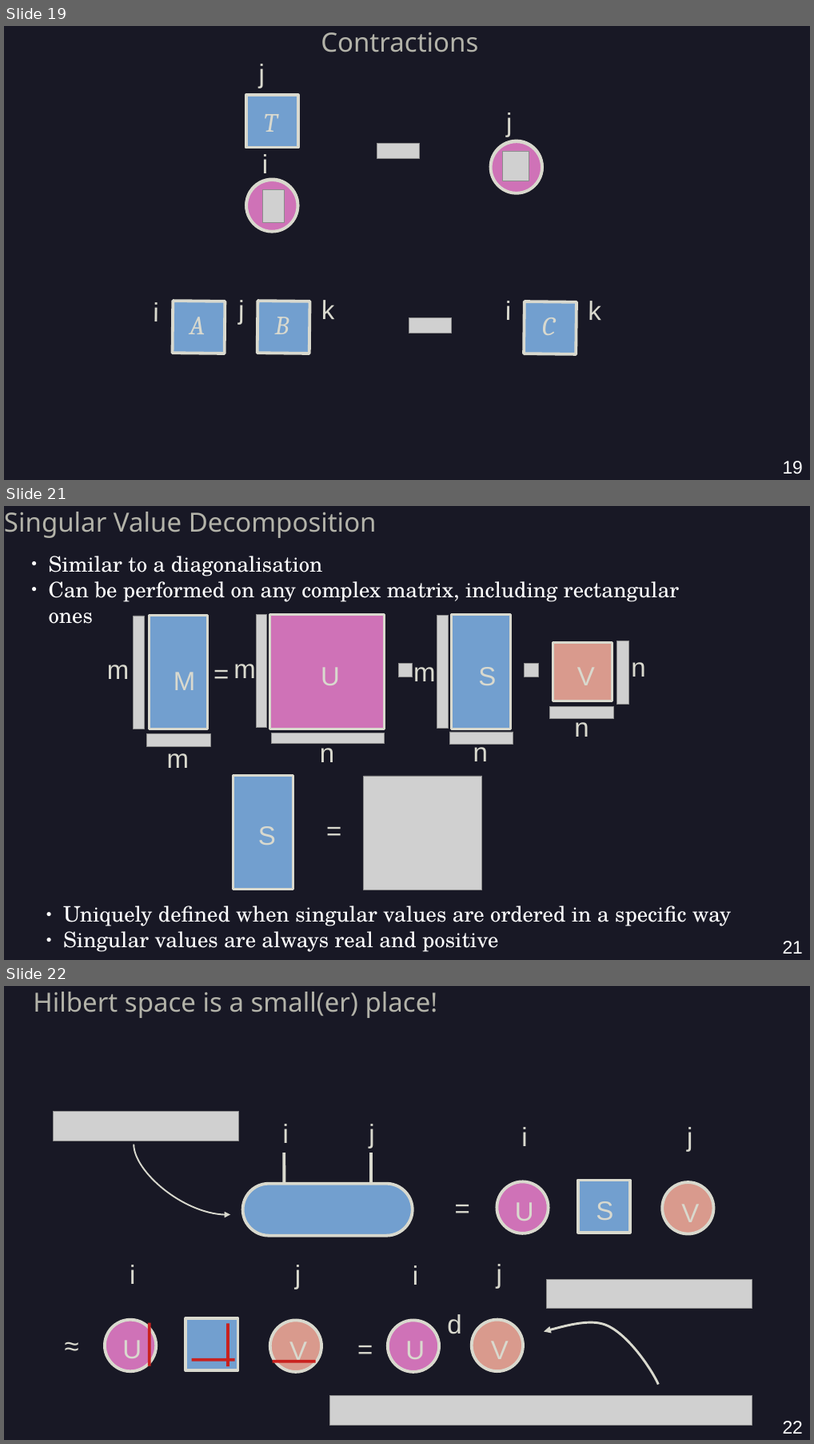
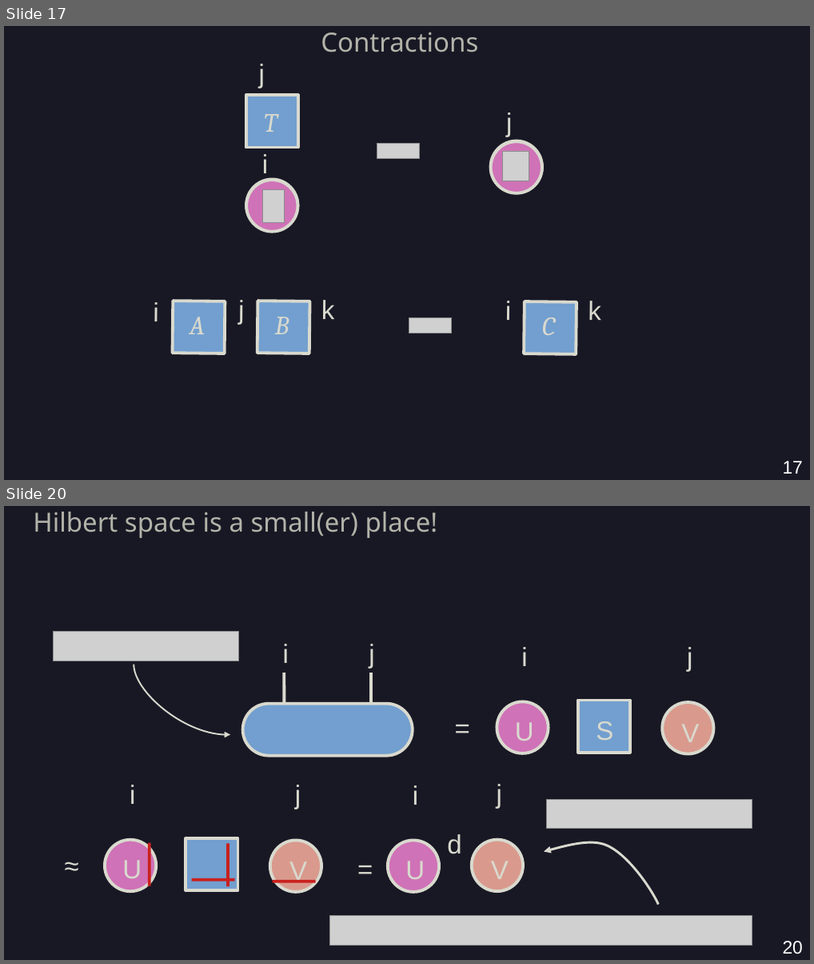
Before and after one commit to AmdaU/presentations, a slide deck: Seminaire/Seminaire.odp. Shown one above the other, each under a label of ours: slides 19, 21 and 22 before the commit, slides 17 and 20 after it; the slides between them are not shown. The pictures are 814x1444 and 814x964 pixels, drawn with LibreOffice and Linux fonts; fonts in the diff are those of the drawing; grey boxes stand for pictures; background and template pictures are left out. Boxes give left, top, right and bottom in pixels: in the first picture for what was removed or moved away, otherwise in the second. Text is boxed around its words. In the diff, an @@ line names an element or a change of style, - is before the commit and + after.

```diff
--- a/Seminaire/Seminaire.odp
+++ b/Seminaire/Seminaire.odp
@@ slide 21 removed at (4, 506, 810, 960), background #181825 @@
@@ text removed at (4, 512, 377, 538) @@
-Singular Value Decomposition
@@ text removed at (49, 556, 679, 624) @@
-● Similar to a diagonalisation
-● Can be performed on any complex matrix, including rectangular ones
@@ group removed at (107, 614, 646, 890): 15 texts, 11 pictures, 5 rectangles @@
-m
-m
-S
-=
-=
-M
-U
-S
-V
-n
-n
-n
-m
-n
-m
@@ text removed at (63, 905, 731, 952) @@
-● Uniquely defined when singular values are ordered in a specific way
-● Singular values are always real and positive
@@ page number removed at (783, 940, 803, 953) @@
-21
@@ what was slide 19 is now slide 17 @@
@@ page number at (783, 460, 803, 473): text changed @@
-19
+17
@@ what was slide 22 is now slide 20 @@
@@ page number at (783, 940, 803, 954): text changed @@
-22
+20
```
Also in this commit, not shown: 6 slides changed, 3 slides added, 4 other slides removed, 15 other files.
